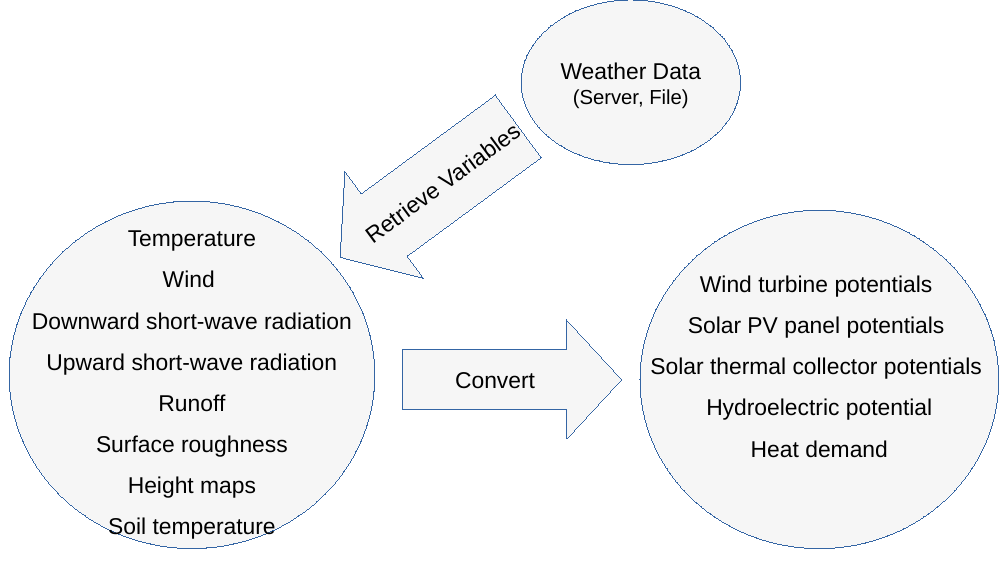
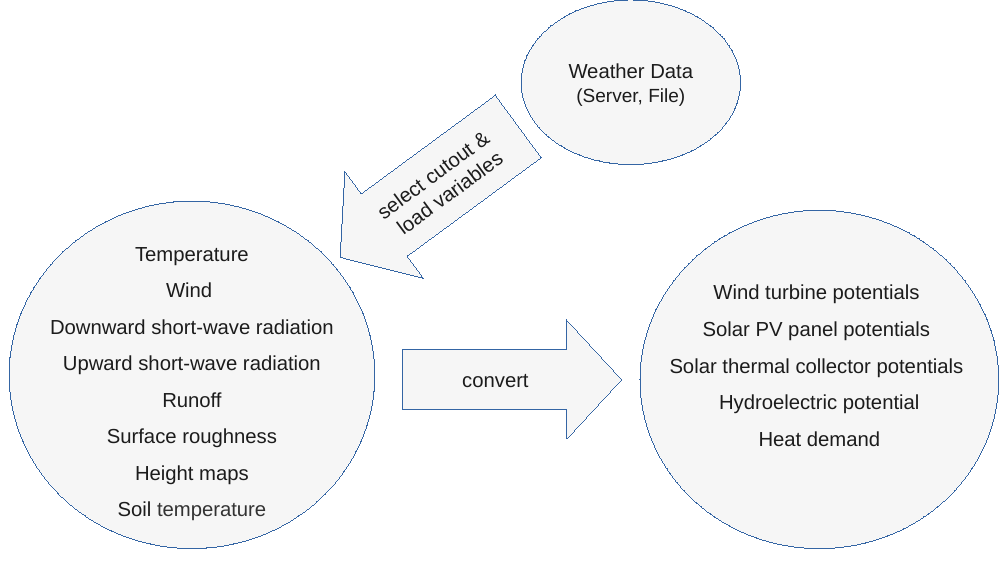
Before and after one commit to PyPSA/atlite, a slide deck: slide 1 of doc/workflow_chart.odp. Drawn at 1008x567 pixels with LibreOffice and Linux fonts; fonts in the diff are those of the drawing. Boxes give left, top, right and bottom in pixels: in the first picture for what was removed or moved away, otherwise in the second. Text is boxed around its words. In the diff, an @@ line names an element or a change of style, - is before the commit and + after.

```diff
--- a/doc/workflow_chart.odp
+++ b/doc/workflow_chart.odp
@@ ellipse "Weather Data" at (521, 0, 741, 165): size 18 to 16 pt in "Weather Data"; text colour #000000 to #1C1C1C; size 16 to 15 pt in "(Server, File)" @@
@@ text in left arrow at (301, 73, 558, 311): text changed; size 18 to 16 pt; text colour #000000 to #1C1C1C @@
-Retrieve Variables
+select cutout &
+load variables
@@ ellipse "Temperature" at (9, 201, 375, 549): size 18 to 16 pt, text colour #000000 to #1C1C1C; text colour #000000 to #333333 in "temperature" @@
@@ ellipse "Wind turbine potentials" at (640, 210, 999, 549): size 18 to 16 pt, text colour #000000 to #1C1C1C @@
@@ text in right arrow at (462, 374, 528, 387): text changed; size 18 to 16 pt; text colour #000000 to #1C1C1C @@
-Convert
+convert
```
Also in this commit, not shown: 7 other files.
